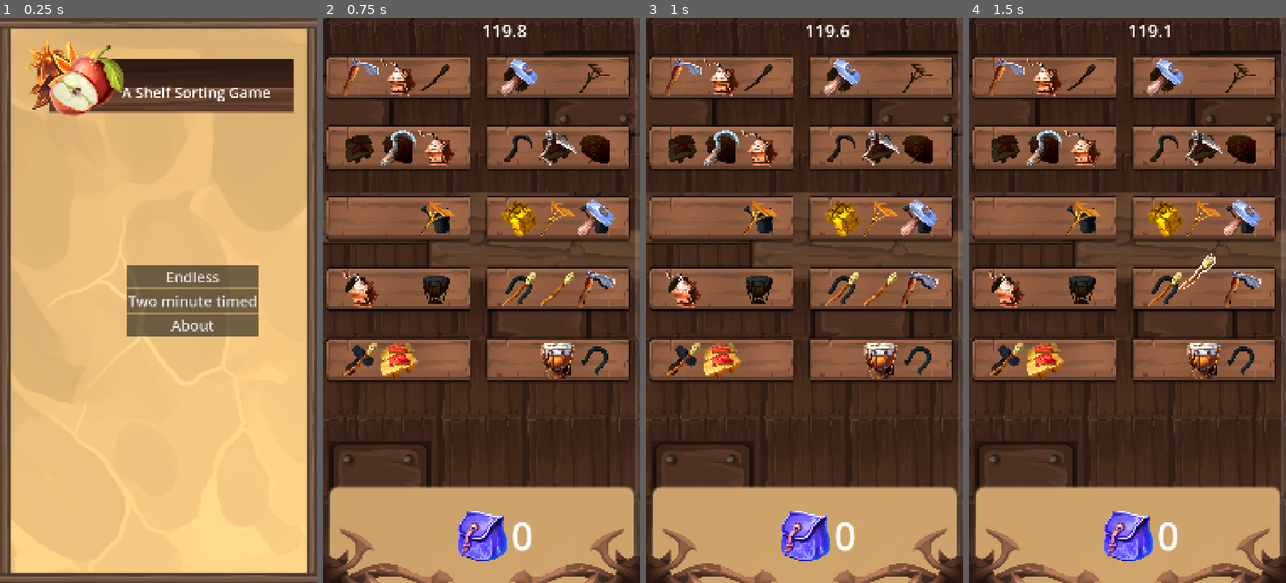
Above: before the commit, frames 1-4 (left to right).
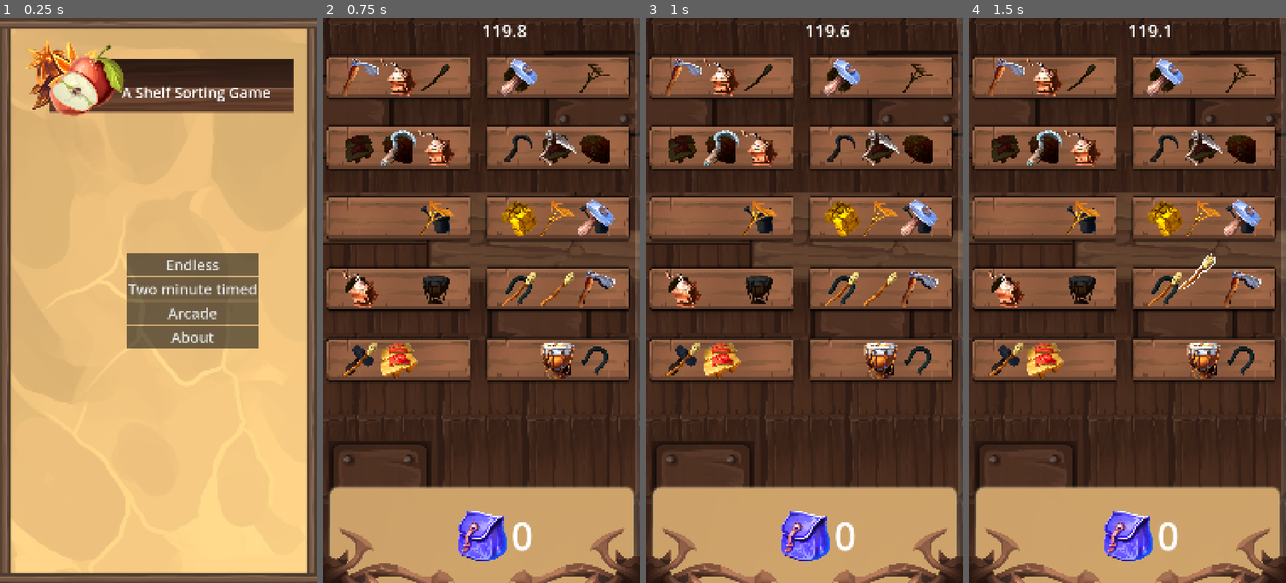
Above: after the commit, the same moments.

Repository: andrewcrisp/shelfsortinggame
Game: Godot game, scene res://scenes/game.tscn
Two runs of this game, one before a commit and one after it. Both use one fixed random seed, a clock stepped at 60 frames per second and the inputs below.
Inputs (mouse positions are in pixels of both pictures, inside the frame that each line leads up to):
- Up to frame 1 (0.25 s): no input
- Up to frame 2 (0.75 s): click "Two minute timed" at 0.5 s
- Up to frame 3 (1 s): no input
- Up to frame 4 (1.5 s): move the mouse to (1197, 272) at 1.27 s; click (1197, 272) at 1.42 s

The runs differ from the first frame. In frame 1, 3.4% of the frame differs, in the area x 40-82%, y 41-59%; in frame 2, nothing differs; in frame 3, nothing differs; in frame 4, nothing differs.

Commit message:
Add an arcade mode

Diff:
--- a/scenes/game.tscn
+++ b/scenes/game.tscn
@@ -21,7 +21,7 @@
 grow_vertical = 1
 scale = Vector2(4, 4)
 
-[node name="StartScreen" parent="." instance=ExtResource("4_lbhrr")]
+[node name="TitleBanner" parent="." instance=ExtResource("4_lbhrr")]
 anchors_preset = 5
 anchor_left = 0.5
 anchor_right = 0.5
--- a/scenes/menus/starting_menu.tscn
+++ b/scenes/menus/starting_menu.tscn
@@ -41,6 +41,11 @@
 text = "Two minute timed
 "
 
+[node name="ArcadeModeButton" type="Button" parent="Control/Menu"]
+layout_mode = 2
+theme_override_font_sizes/font_size = 50
+text = "Arcade"
+
 [node name="AboutButton" type="Button" parent="Control/Menu"]
 layout_mode = 2
 theme_override_font_sizes/font_size = 50
--- /dev/null
+++ b/scenes/modes/arcade.tscn
@@ -0,0 +1,32 @@
+[gd_scene load_steps=3 format=3 uid="uid://yogprfgvdto3"]
+
+[ext_resource type="Script" uid="uid://ddc87xo3cfu2l" path="res://scripts/arcade_mode.gd" id="1_jdirt"]
+
+[sub_resource type="LabelSettings" id="LabelSettings_b8o7s"]
+font_size = 60
+
+[node name="Arcade" type="Node2D"]
+script = ExtResource("1_jdirt")
+
+[node name="Timer" type="Timer" parent="."]
+wait_time = 120.0
+one_shot = true
+
+[node name="Container" type="Control" parent="."]
+layout_mode = 3
+anchors_preset = 8
+anchor_left = 0.5
+anchor_top = 0.5
+anchor_right = 0.5
+anchor_bottom = 0.5
+grow_horizontal = 2
+grow_vertical = 2
+size_flags_horizontal = 3
+size_flags_vertical = 3
+
+[node name="Label" type="Label" parent="Container"]
+layout_mode = 0
+offset_right = 103.0
+offset_bottom = 83.0
+text = "120"
+label_settings = SubResource("LabelSettings_b8o7s")
--- a/scripts/Globals.gd
+++ b/scripts/Globals.gd
@@ -11,7 +11,8 @@
 
 var gamemodes = {
 	"two_minute_timed" = "res://scenes/modes/timed_level.tscn",
-	"endless" = "res://scenes/modes/endless_mode.tscn"
+	"endless" = "res://scenes/modes/endless_mode.tscn",
+	"arcade" = "res://scenes/modes/arcade.tscn"
 }
 
 var z_levels = {
--- /dev/null
+++ b/scripts/arcade_mode.gd
@@ -0,0 +1,4 @@
+extends timed_level
+
+func _ready() -> void:
+	Globals.current_level.connect("score", increment_timer)
--- a/scripts/game.gd
+++ b/scripts/game.gd
@@ -3,6 +3,8 @@
 
 @onready var mode_control = null
 var currentControl = null
+@onready var selected_level = Globals.levels[0]
+var gamemode
 
 func _ready() -> void:
 	Globals.game = $"."
@@ -10,25 +12,27 @@
 	show_starting_menu()
 
 func on_endless_mode_button_pressed():
-	load_endless_mode_level(Globals.levels[0])
+	load_endless_mode_level(selected_level)
 	reset_scoreboard()
 
 func on_about_button_pressed():
 	load_level(Globals.about_level)
 
+func on_arcade_button_pressed():
+	load_arcade_mode_level(selected_level)
+	reset_scoreboard()
+
 func on_quit_button_pressed():
-	var gamemode = "endless"
-	show_score_report_after_level(gamemode)
+	show_score_report_after_level()
 
 func on_timed_mode_button_pressed():
-	load_timed_level(Globals.levels[0])
+	load_timed_level(selected_level)
 	reset_scoreboard()
 
 func on_timed_level_timeout():
-	var gamemode = "two_minute_hiscore"
-	show_score_report_after_level(gamemode)
+	show_score_report_after_level()
 
-func show_score_report_after_level(gamemode):
+func show_score_report_after_level():
 	var score_report:ScoreReport = load("res://scenes/levels/special/score_report.tscn").instantiate()
 	add_child(score_report)
 	score_report.AddScore(str(Globals.score.score), gamemode)
@@ -37,30 +41,43 @@
 	Globals.current_level = score_report
 	score_report.get_node("BackButton").connect("clicked", load_main_menu)
 
+func load_arcade_mode_level(level:String):
+	var gameMode = load(Globals.gamemodes["arcade"]).instantiate()
+	load_level(level)
+	add_child(gameMode)
+	gamemode = "arcade"
+	mode_control = gameMode
+	gameMode.timer.timeout.connect(on_timed_level_timeout)
+	gameMode.timer.wait_time = 2 * Globals.MINUTES
+	gameMode.timer.start()
+
 func load_endless_mode_level(level:String):
 	var gameMode = load(Globals.gamemodes["endless"]).instantiate()
 	load_level(level)
 	add_child(gameMode)
+	gamemode = "endless"
 	mode_control = gameMode
 	gameMode.get_node("Control/QuitButton").connect("pressed", on_quit_button_pressed)
 
 func load_timed_level(level: String):
-	var timed_level = load(Globals.gamemodes["two_minute_timed"]).instantiate()
+	var gameMode = load(Globals.gamemodes["two_minute_timed"]).instantiate()
 	load_level(level)
-	add_child(timed_level)
-	mode_control = timed_level
-	timed_level.timer.timeout.connect(on_timed_level_timeout)
-	timed_level.timer.wait_time = 2 * Globals.MINUTES
-	timed_level.timer.start()
+	add_child(gameMode)
+	gamemode = "two_minute_hiscore"
+	mode_control = gameMode
+	gameMode.timer.timeout.connect(on_timed_level_timeout)
+	gameMode.timer.wait_time = 2 * Globals.MINUTES
+	gameMode.timer.start()
 
 func load_level(level: String):
 	var nextLevel = load(level).instantiate()
 	if(Globals.current_level != null):
 		Globals.current_level.queue_free()
+	Globals.current_level = nextLevel
 	reset_scoreboard()
 	add_child(nextLevel)
 	$Background.visible = false
-	$StartScreen.visible = false
+	$TitleBanner.visible = false
 
 func reset_scoreboard():
 	Globals.score.reset()
@@ -70,11 +87,13 @@
 	starting_menu.get_node("Control/Menu/EndlessModeButton").connect("pressed", on_endless_mode_button_pressed)
 	starting_menu.get_node("Control/Menu/AboutButton").connect("pressed", on_about_button_pressed)
 	starting_menu.get_node("Control/Menu/TimedModeButton").connect("pressed", on_timed_mode_button_pressed)
+	starting_menu.get_node("Control/Menu/ArcadeModeButton").connect("pressed", on_arcade_button_pressed)
 	starting_menu.visible = true
 	starting_menu.z_index = 1
 	add_child(starting_menu)
 	$Background.visible = true
-	$StartScreen.visible = true
+	$TitleBanner.visible = true
+	gamemode = null
 
 func load_main_menu():
 	if(Globals.current_level != null):
--- a/scripts/level.gd
+++ b/scripts/level.gd
@@ -9,7 +9,7 @@
 	Globals.itemSpawner = $item_spawner
 	Globals.current_level = $"."
 	myScoreboard = $Scoreboard
-	connect("score", _on_shelf_score)
+	#connect("score", _on_shelf_score)
 	get_tree().call_group("shelves", "spawnContents")
 
 func drop_item():
@@ -18,5 +18,5 @@
 func hold_item(item):
 	carriedItem = item
 
-func _on_shelf_score(points: Variant) -> void:
-	score.emit(points)
+#func _on_shelf_score(points: Variant) -> void:
+	#score.emit(points)
--- a/scripts/spot.gd
+++ b/scripts/spot.gd
@@ -70,3 +70,4 @@
 	heldItem.send_to_scoreboard()
 	heldItem = null
 	Globals.score.score_item(points)
+	Globals.current_level.score.emit()
--- a/scripts/timed_level.gd
+++ b/scripts/timed_level.gd
@@ -1,4 +1,4 @@
-extends Node2D
+class_name timed_level extends Node2D
 
 @onready var timer = $Timer
 @onready var timedisplay = $Container/Label
@@ -10,6 +10,10 @@
 	$Container.size = viewportSize
 	timedisplay.position.x = viewportSize.x/2
 
+
 func _process(_delta: float) -> void:
 	if !(timer.is_stopped()):
 		timedisplay.text = String.num(timer.time_left, 1)
+
+func increment_timer(time: int=1):
+	$Timer.start($Timer.time_left + time)
Not shown, added: scripts/arcade_mode.gd.uid
